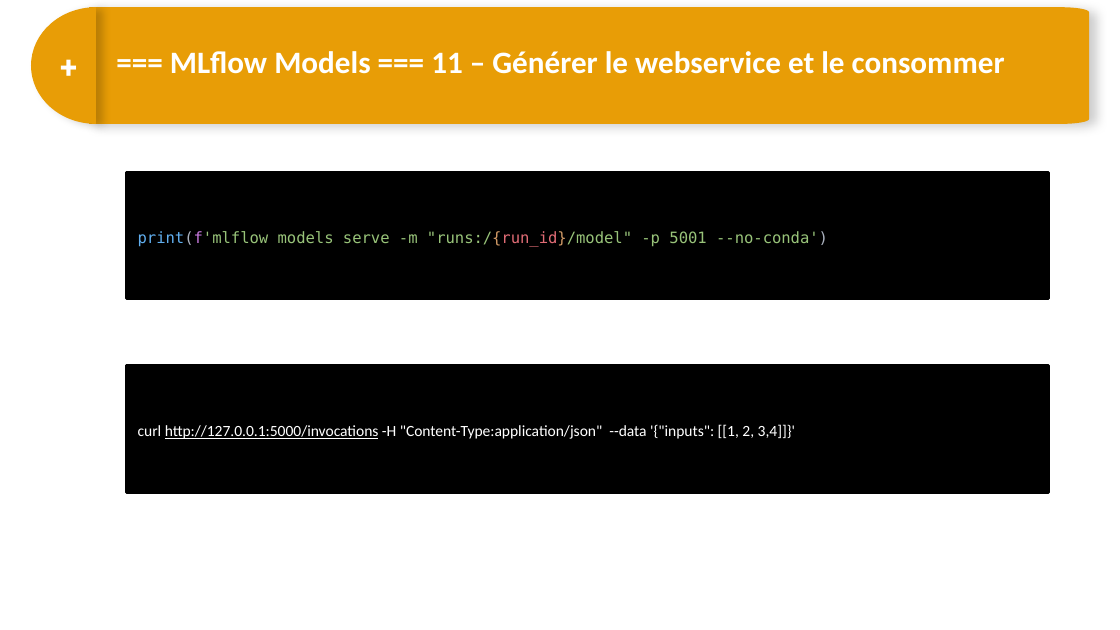
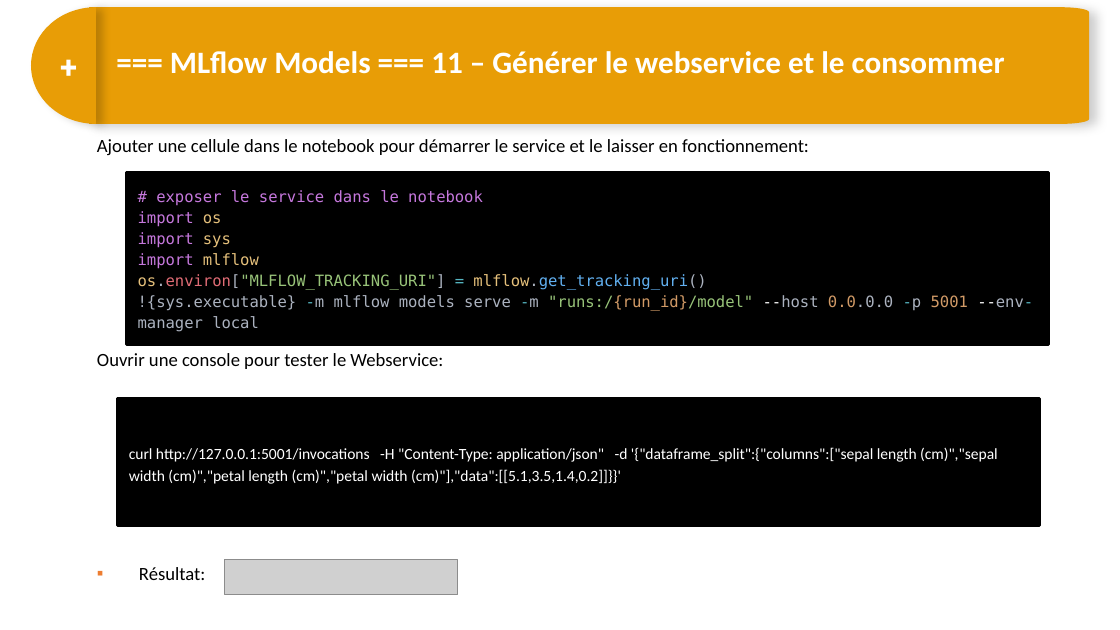
Before and after one commit to DARGOUARCH/spark_formation, a slide deck: slide 21 of 11 - NSparkAvancé - ML Tracking_Project_Model.pptx (slide 17 before the commit). Drawn at 1120x630 pixels with LibreOffice and Linux fonts; fonts in the diff are those of the drawing; grey boxes stand for pictures. Boxes give left, top, right and bottom in pixels: in the first picture for what was removed or moved away, otherwise in the second. Text is boxed around its words. In the diff, an @@ line names an element or a change of style, - is before the commit and + after.

Commit message:
Mise à jour du support tracking

```diff
--- a/11 - NSparkAvancé - ML Tracking_Project_Model.pptx
+++ b/11 - NSparkAvancé - ML Tracking_Project_Model.pptx
@@ text added at (x1=97, y1=139, x2=809, y2=580), 12 pt, text #000000 @@
+Ajouter une cellule dans le notebook pour démarrer le service et le laisser en fonctionnement:
+Ouvrir une console pour tester le Webservice:
+▪ Résultat:
@@ rectangle "# exposer le service dans ..." resized from (x1=127, y1=172, x2=1048, y2=299) to (x1=127, y1=172, x2=1048, y2=345) @@
@@ text in rectangle at (x1=138, y1=190, x2=1033, y2=332): text changed; text colour #98C379 to #ABB2BF @@
-print(f'mlflow models serve -m "runs:/{run_id}/model" -p 5001 --no-conda')
+# exposer le service dans le notebook
+import os
+import sys
+import mlflow
+os.environ["MLFLOW_TRACKING_URI"] = mlflow.get_tracking_uri()
+!{sys.executable} -m mlflow models serve -m "runs:/{run_id}/model" --host 0.0.0.0 -p 5001 --env-manager local
@@ rectangle "curl http://127.0.0.1:5001/invocations -H "Content-Type: app ..." moved from (x1=127, y1=365, x2=1048, y2=492) to (x1=118, y1=399, x2=1039, y2=525) @@
@@ text in rectangle at (x1=129, y1=447, x2=998, y2=484): text changed @@
-curl http://127.0.0.1:5000/invocations -H "Content-Type:application/json" --data '{"inputs": [[1, 2, 3,4]]}'
+curl http://127.0.0.1:5001/invocations -H "Content-Type: application/json" -d '{"dataframe_split":{"columns":["sepal length (cm)","sepal width (cm)","petal length (cm)","petal width (cm)"],"data":[[5.1,3.5,1.4,0.2]]}}'
@@ picture added at (x1=225, y1=560, x2=458, y2=595) @@
```
Also in this commit, not shown: 10 other slides changed, 5 slides added, 1 slide removed.
